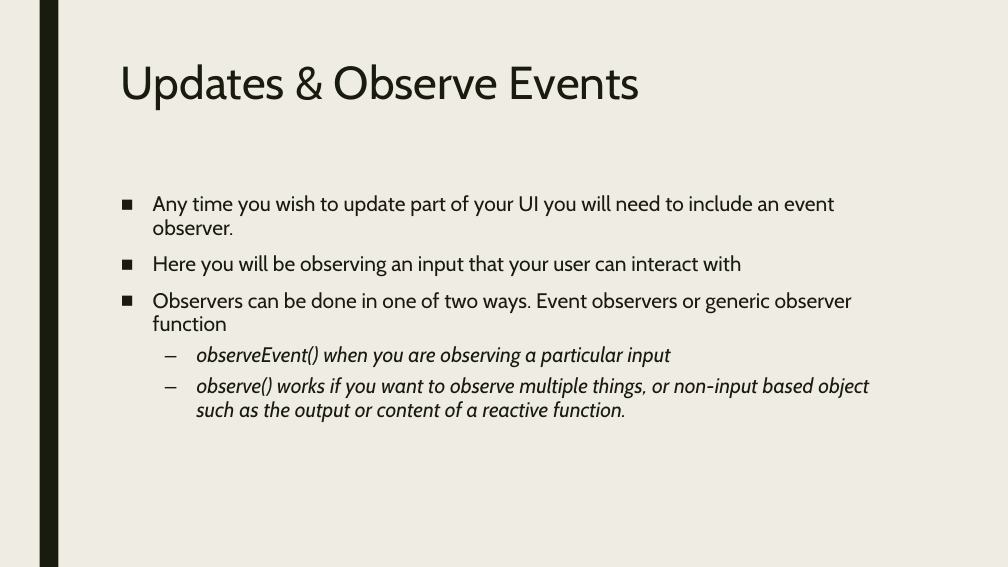
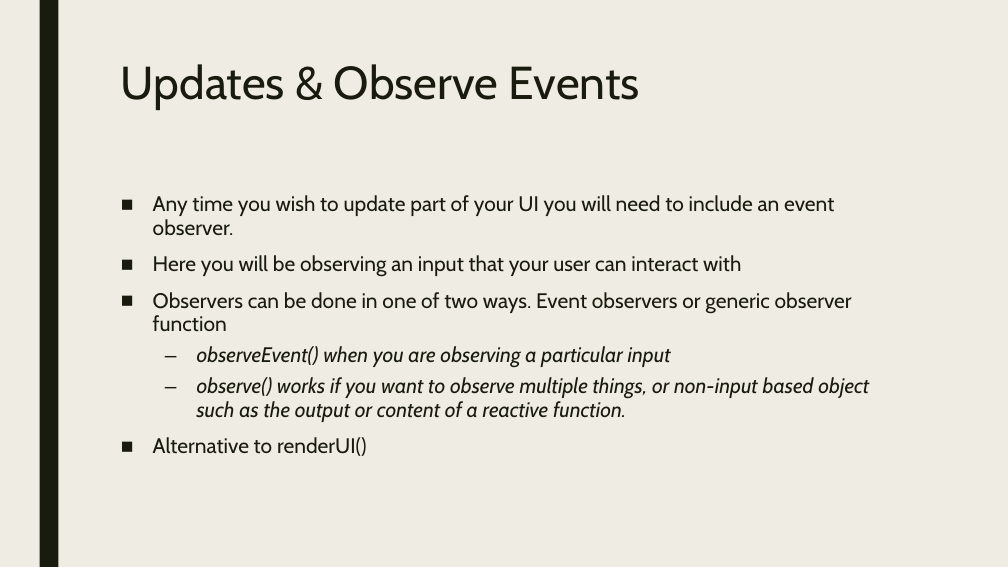
Before and after one commit to RforOperations2018/Class_5, a slide deck: slide 18 of Class 6.pptx (slide 3 before the commit). Drawn at 1008x567 pixels with LibreOffice and Linux fonts; fonts in the diff are those of the drawing. Boxes give left, top, right and bottom in pixels: in the first picture for what was removed or moved away, otherwise in the second. Text is boxed around its words. In the diff, an @@ line names an element or a change of style, - is before the commit and + after.

```diff
--- a/Class 6.pptx
+++ b/Class 6.pptx
@@ text at (x1=153, y1=437, x2=367, y2=456): paragraph added @@
+■ Alternative to renderUI()
```
Also in this commit, not shown: 2 other slides changed, 11 slides added, 2 other files.
